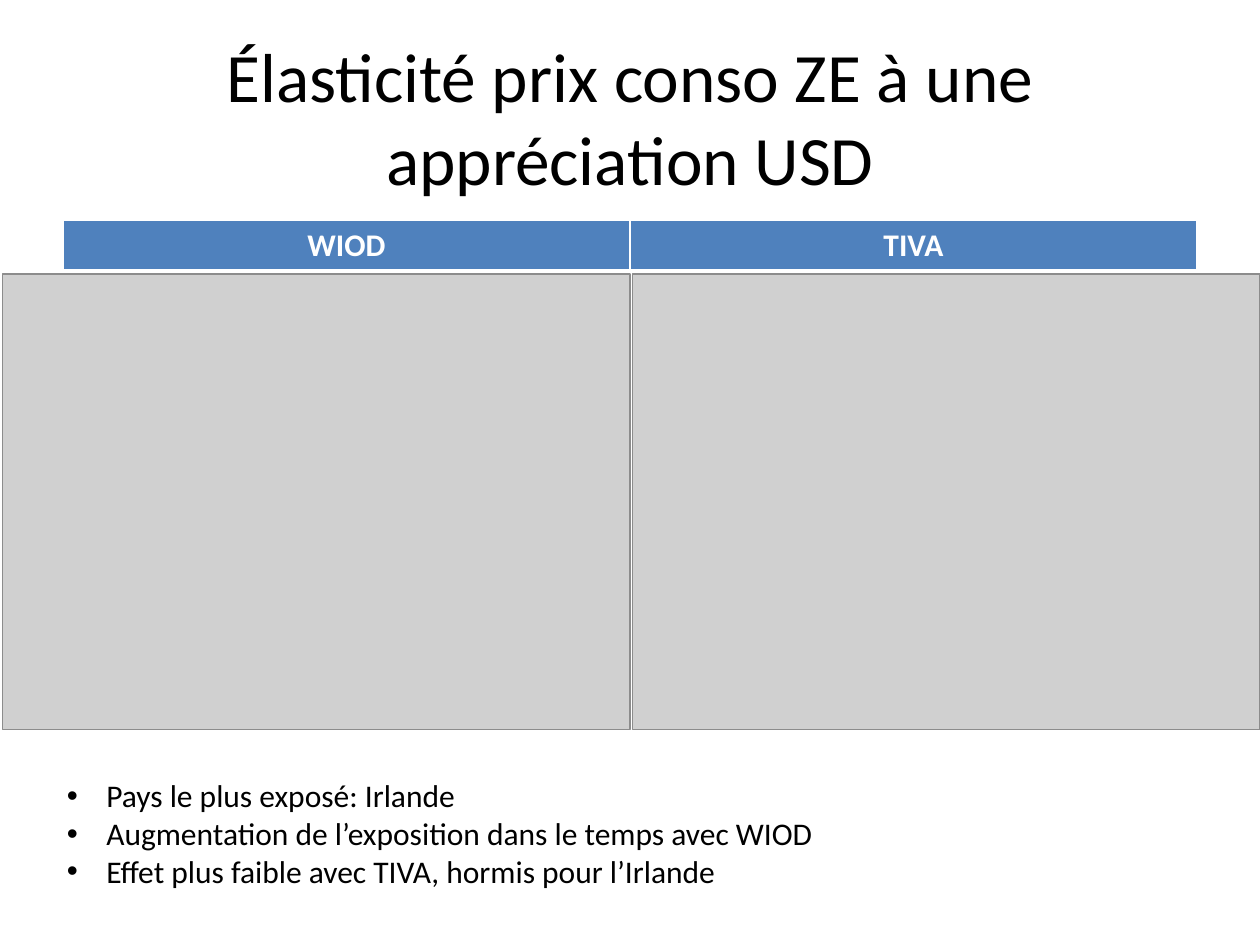
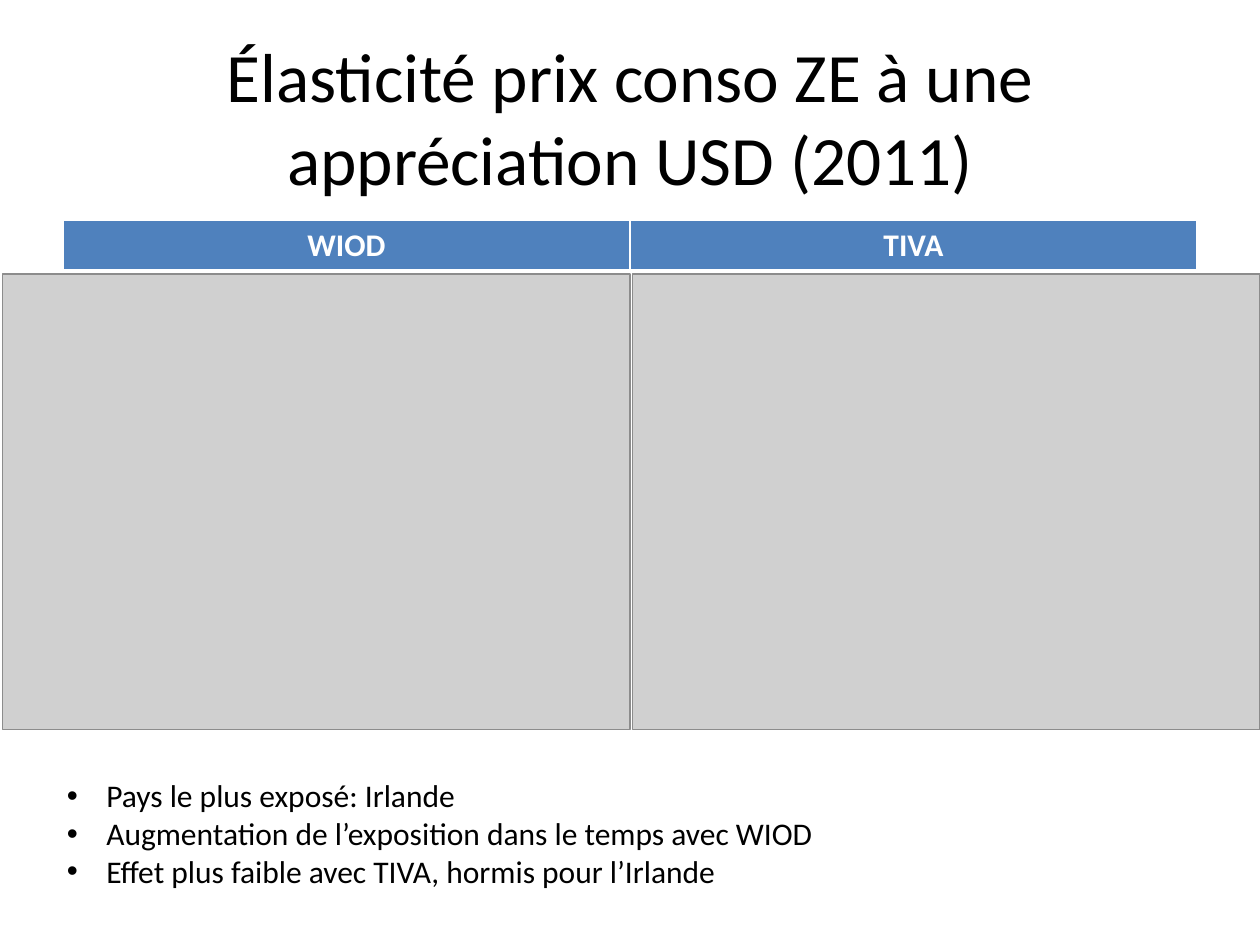
Before and after one commit to gdaudin/OFCE_CommerceVA, a slide deck: slide 10 of c17255-Point d’étape projet WIOD TIVA.pptx. Drawn at 1260x945 pixels with LibreOffice and Linux fonts; fonts in the diff are those of the drawing; grey boxes stand for pictures. Boxes give left, top, right and bottom in pixels: in the first picture for what was removed or moved away, otherwise in the second. Text is boxed around its words. In the diff, an @@ line names an element or a change of style, - is before the commit and + after.

```diff
--- a/c17255-Point d’étape projet WIOD TIVA.pptx
+++ b/c17255-Point d’étape projet WIOD TIVA.pptx
@@ title at (227,45,1033,197): text changed @@
-Élasticité prix conso ZE à une appréciation USD
+Élasticité prix conso ZE à une appréciation USD (2011)
```
Also in this commit, not shown: 6 other slides changed.
